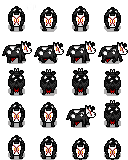
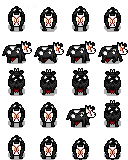
Layered file, before and after one edit (128px x 160px). Changes by layer:
added layer "Layer 25" above "Layer 24" over [81, 107, 94, 115]
added layer "Layer 24" above "Layer 23" over [113, 44, 126, 49]
added layer "Layer 23" above "Layer 22" over [81, 43, 94, 48]
added layer "Layer 22" above "Layer 21" over [17, 43, 30, 54]
painted on "Layer 21" over [49, 44, 62, 49]
